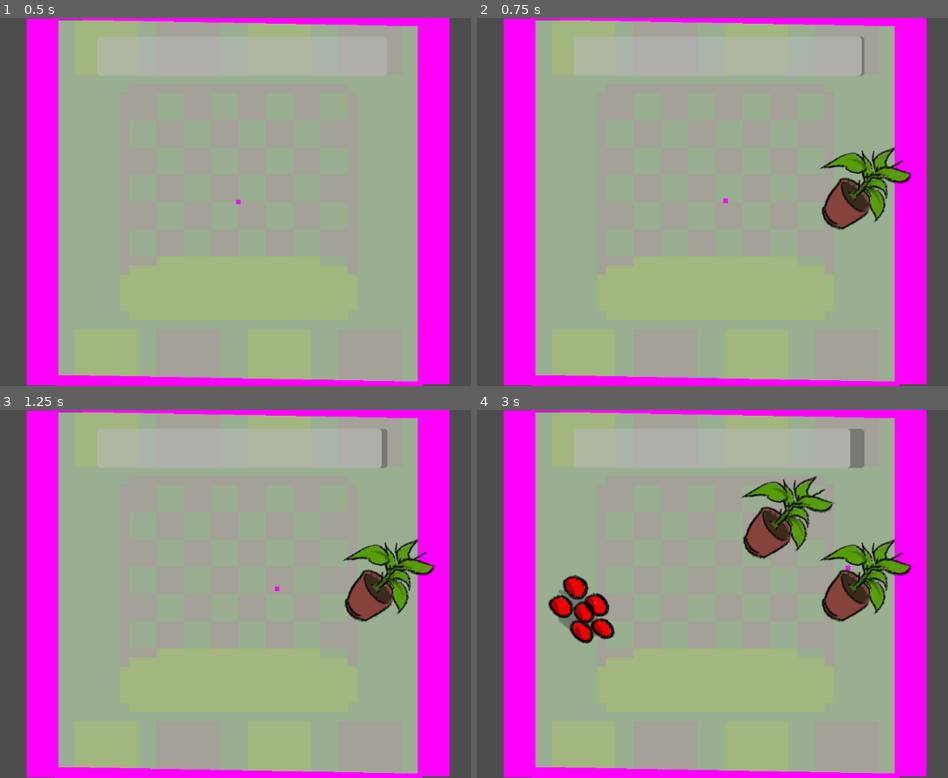
Above: before the commit, frames 1-4 (two rows, left to right).
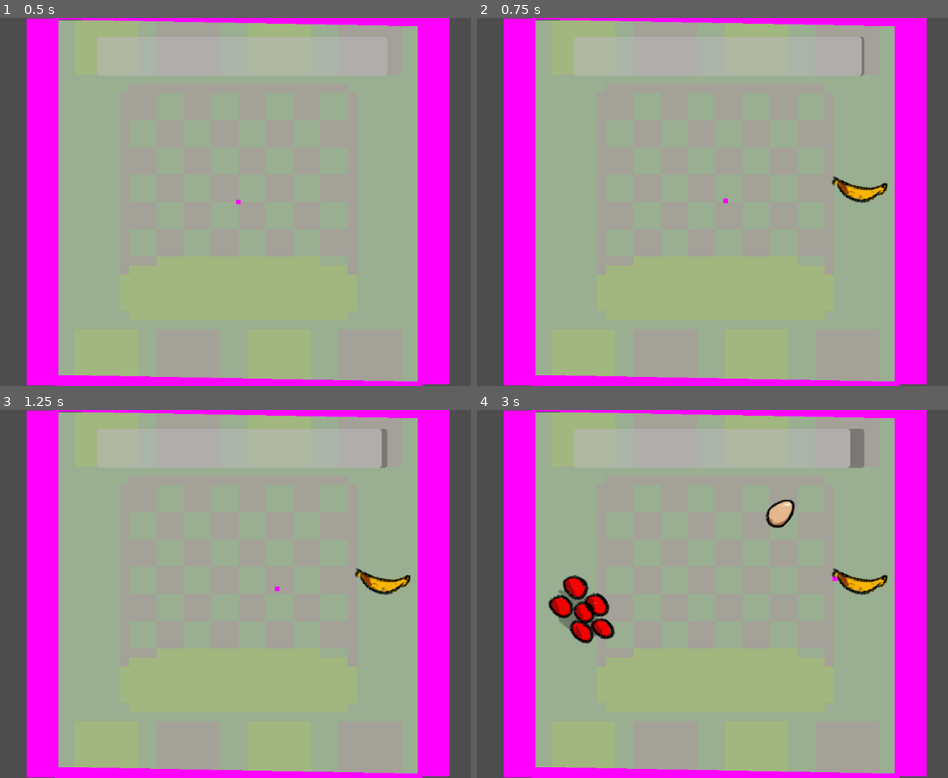
Above: after the commit, the same moments.

Repository: sixrobin/GMTK2024
Game: Godot game, scene res://game.tscn
Two runs of this game, one before a commit and one after it. Both use one fixed random seed, a clock stepped at 60 frames per second and the inputs below.
Inputs (mouse positions are in pixels of both pictures, inside the frame that each line leads up to):
- Up to frame 1 (0.5 s): no input
- Up to frame 2 (0.75 s): tap Enter at 0.5 s; move the mouse to (858, 183) at 0.52 s; hold Space (SpawnObject) from 0.53 s (still down)
- Up to frame 3 (1.25 s): keep holding Space (SpawnObject); click (381, 575) at 0.8 s
- Up to frame 4 (3 s): move the mouse to (585, 612) at 1.27 s; release Space (SpawnObject) at 1.28 s; click (585, 612) at 1.35 s; right-click (585, 612) at 1.55 s; click (585, 612) at 2 s; move the mouse to (783, 513) at 2.02 s; hold Right mouse button (ClickObject, bound only after the commi… 2.03-2.78 s; tap Space (SpawnObject) at 2.3, 2.85 s; click (783, 513) at 2.75 s; move the mouse to (684, 667) at 2.77 s

Frame 1 is identical in both runs. In frame 2, 2.3% of the frame differs, in the area x 72-93%, y 34-58%; in frame 3, 2.3%; in frame 4, 4.7%, in the area x 56-93%, y 17-58%.

Commit message:
spawner and click

Diff:
--- a/game.tscn
+++ b/game.tscn
@@ -1,19 +1,13 @@
-[gd_scene load_steps=15 format=3 uid="uid://cw1e63d2mpduj"]
+[gd_scene load_steps=9 format=3 uid="uid://cw1e63d2mpduj"]
 
 [ext_resource type="PackedScene" uid="uid://b2jdgkrrtq7gp" path="res://prefabs/creature.tscn" id="1_3mugn"]
 [ext_resource type="PackedScene" uid="uid://brnlpkcmj084h" path="res://prefabs/camera_2d.tscn" id="2_juggh"]
 [ext_resource type="Script" path="res://scripts/camera.gd" id="3_ixshh"]
-[ext_resource type="Script" path="res://scripts/objects/objectSpawner.gd" id="4_g34v0"]
-[ext_resource type="PackedScene" uid="uid://bpkjl0jejj4r0" path="res://prefabs/objects/banana.tscn" id="5_uvkc5"]
-[ext_resource type="PackedScene" uid="uid://b5yorlh5s1xfc" path="res://prefabs/objects/tomato.tscn" id="6_hnsuf"]
-[ext_resource type="PackedScene" uid="uid://c5w20knbajgvs" path="res://prefabs/objects/foods/egg.tscn" id="7_ldkag"]
 [ext_resource type="Texture2D" uid="uid://dyqctmqods5dr" path="res://textures/tamagotchi/Tamagotchi_Background.png" id="7_uu4n0"]
-[ext_resource type="PackedScene" uid="uid://c8d8hvhsmtjkj" path="res://prefabs/objects/foods/fish.tscn" id="8_kajkh"]
-[ext_resource type="PackedScene" uid="uid://bogsjx7shaanv" path="res://prefabs/objects/foods/plantes.tscn" id="9_knke4"]
 [ext_resource type="PackedScene" uid="uid://bhpyndspvoo28" path="res://prefabs/cursor.tscn" id="11_05pgy"]
-[ext_resource type="PackedScene" uid="uid://bquv5rckqk4wj" path="res://prefabs/wall.tscn" id="12_u6lta"]
-[ext_resource type="PackedScene" uid="uid://bss616n6gsc8e" path="res://prefabs/hunger_gauge.tscn" id="13_jthj5"]
-[ext_resource type="PackedScene" path="res://prefabs/nav_regions/nav_region.tscn" id="13_yglgy"]
+[ext_resource type="PackedScene" path="res://prefabs/wall.tscn" id="12_u6lta"]
+[ext_resource type="PackedScene" path="res://prefabs/hunger_gauge.tscn" id="13_jthj5"]
+[ext_resource type="PackedScene" uid="uid://1a380hv31a01" path="res://prefabs/nav_regions/nav_region.tscn" id="13_yglgy"]
 
 [node name="Game" type="Node2D"]
 
@@ -22,10 +16,6 @@
 
 [node name="Creature" parent="." instance=ExtResource("1_3mugn")]
 SMOOTH_SPEED = 100.0
-
-[node name="ObjectSpawner" type="Node2D" parent="."]
-script = ExtResource("4_g34v0")
-OBJECT_PREFABS = Array[PackedScene]([ExtResource("5_uvkc5"), ExtResource("6_hnsuf"), ExtResource("7_ldkag"), ExtResource("8_kajkh"), ExtResource("9_knke4")])
 
 [node name="TamagotchiBackground" type="Sprite2D" parent="."]
 z_index = -1
--- a/prefabs/cursor.tscn
+++ b/prefabs/cursor.tscn
@@ -1,6 +1,10 @@
-[gd_scene load_steps=2 format=3 uid="uid://bhpyndspvoo28"]
+[gd_scene load_steps=3 format=3 uid="uid://bhpyndspvoo28"]
 
 [ext_resource type="Script" path="res://scripts/cursor.gd" id="1_udoxx"]
+[ext_resource type="PackedScene" uid="uid://bmjbq1lnvltth" path="res://prefabs/debug_object_spawner.tscn" id="2_jkmac"]
 
-[node name="Cursor" type="Node2D"]
+[node name="Cursor" type="Node2D" node_paths=PackedStringArray("debug_object_spawner")]
 script = ExtResource("1_udoxx")
+debug_object_spawner = NodePath("DebugObjectSpawner")
+
+[node name="DebugObjectSpawner" parent="." instance=ExtResource("2_jkmac")]
--- /dev/null
+++ b/prefabs/debug_object_spawner.tscn
@@ -0,0 +1,12 @@
+[gd_scene load_steps=7 format=3 uid="uid://bmjbq1lnvltth"]
+
+[ext_resource type="Script" path="res://scripts/objects/objectSpawner.gd" id="1_f27bq"]
+[ext_resource type="PackedScene" uid="uid://bpkjl0jejj4r0" path="res://prefabs/objects/banana.tscn" id="2_cialb"]
+[ext_resource type="PackedScene" uid="uid://b5yorlh5s1xfc" path="res://prefabs/objects/tomato.tscn" id="3_2qn80"]
+[ext_resource type="PackedScene" uid="uid://c5w20knbajgvs" path="res://prefabs/objects/foods/egg.tscn" id="4_v2snc"]
+[ext_resource type="PackedScene" uid="uid://c8d8hvhsmtjkj" path="res://prefabs/objects/foods/fish.tscn" id="5_tvew7"]
+[ext_resource type="PackedScene" uid="uid://bogsjx7shaanv" path="res://prefabs/objects/foods/plantes.tscn" id="6_fflhe"]
+
+[node name="DebugObjectSpawner" type="Node2D"]
+script = ExtResource("1_f27bq")
+OBJECT_PREFABS = Array[PackedScene]([ExtResource("2_cialb"), ExtResource("3_2qn80"), ExtResource("4_v2snc"), ExtResource("5_tvew7"), ExtResource("6_fflhe")])
--- a/project.godot
+++ b/project.godot
@@ -36,6 +36,11 @@
 "events": [Object(InputEventMouseButton,"resource_local_to_scene":false,"resource_name":"","device":-1,"window_id":0,"a …(253 unchanged characters)…
 ]
 }
+ClickObject={
+"deadzone": 0.0,
+"events": [Object(InputEventMouseButton,"resource_local_to_scene":false,"resource_name":"","device":-1,"window_id":0,"alt_pressed":false,"shift_pressed":false,"ctrl_pressed":false,"meta_pressed":false,"button_mask":0,"position":Vector2(0, 0),"global_position":Vector2(0, 0),"factor":1.0,"button_index":2,"canceled":false,"pressed":false,"double_click":false,"script":null)
+]
+}
 
 [physics]
 
--- a/scripts/cursor.gd
+++ b/scripts/cursor.gd
@@ -1,8 +1,9 @@
 extends Node2D
 
 var draggedObject: ObjectOfInterest = null
+@export var debug_object_spawner: ObjectSpawner
 
-func tryCatchObject():
+func getObjectAtMousePosition() -> ObjectOfInterest:
 	var query: PhysicsPointQueryParameters2D = PhysicsPointQueryParameters2D.new()
 	query.position = get_global_mouse_position()
 	query.collide_with_areas = true
@@ -12,8 +13,16 @@
 		if collision.has("collider"):
 			var object: ObjectOfInterest = collision.collider as ObjectOfInterest
 			if object != null and !object.is_being_interacted:
-				self.catchObject(object)
-				return
+				return object
+
+	return null
+
+func tryCatchObject() -> bool:
+	var obj = self.getObjectAtMousePosition()
+	if obj:
+		self.catchObject(obj)
+		return true
+	return false
 
 func catchObject(object: ObjectOfInterest):
 	print("catch " + object.name)
@@ -25,6 +34,16 @@
 
 	print("release " + draggedObject.name)
 	draggedObject = null
+
+func tryClickObject() -> bool:
+	var obj = self.getObjectAtMousePosition()
+	if obj:
+		self.clickObject(obj)
+		return true
+	return false
+
+func clickObject(object: ObjectOfInterest):
+	object.on_click()
 
 func destroyCursor():
 	self._hideCursor()
@@ -43,6 +62,10 @@
 	Input.warp_mouse(screenPosition)
 
 func _input(event: InputEvent) -> void:
+	if event.is_action_pressed("SpawnObject"):
+		self.debug_object_spawner.spawn_object(get_global_mouse_position(), get_parent())
+	if event.is_action_pressed("ClickObject"):
+		self.tryClickObject()
 	if event.is_action_pressed("StartDrag"):
 		self.tryCatchObject()
 	if event.is_action_released("StartDrag"):
--- a/scripts/objects/objectOfInterest.gd
+++ b/scripts/objects/objectOfInterest.gd
@@ -28,6 +28,9 @@
 func before_apply():
 	is_being_interacted = true
 
+func on_click():
+	print("Clicked!")
+
 func apply():
 	if stun_resource:
 		CreatureSingleton.creature.stun(stun_resource)
--- a/scripts/objects/objectSpawner.gd
+++ b/scripts/objects/objectSpawner.gd
@@ -1,13 +1,9 @@
 extends Node2D
+class_name ObjectSpawner
 
 @export var OBJECT_PREFABS: Array[PackedScene] = []
 
-func _input(event: InputEvent) -> void:
-	if event.is_action_pressed("SpawnObject"):
-		self.spawn_object()
-
-func spawn_object():
-	var position = get_global_mouse_position()
+func spawn_object(position: Vector2, parent: Node):
 	var object : Object = OBJECT_PREFABS.pick_random().instantiate()
 	object.global_position = position
-	get_parent().add_child(object)
+	parent.add_child(object)
